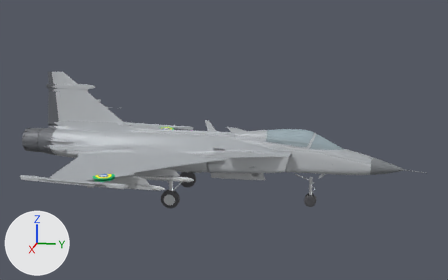
One commit to the glTF model malhas/Aeronave_F39.glb: the scene before it, then after it.
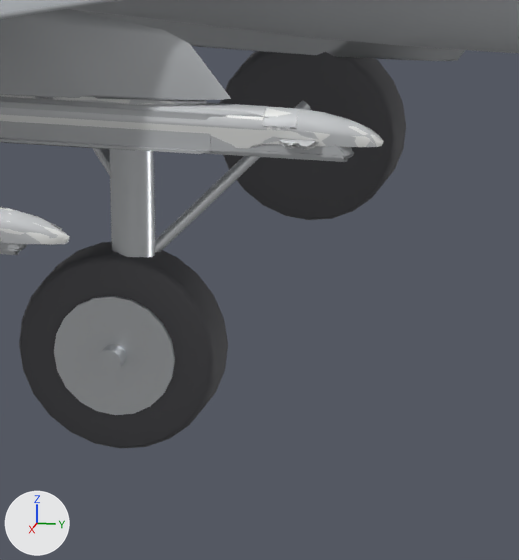
The first picture shows the older version from a 50 mm lens placed at (21.12, 5.4, 5.98), pointed at (-0.05, 1.17, 0.69). The close-ups show the older and then the newer version on the part from 35% to 46% of the width and 60% to 78% of the height of that picture. Only the edits that show in the close-ups are written down. The axes (+X, +Y, +Z) are drawn at lower left. The lights are the same throughout. Vertices at exactly the same position are counted once.

Names of what the first close-up shows: 'Armas0_1@SmoothPlastic@787C80', 'Armas1_1@SmoothPlastic@707478', 'Armas2_1@SmoothPlastic@D6D8D4', 'Armas3_1@SmoothPlastic@969A9E', 'Cinza1@SmoothPlastic@6C7278', 'TremPrincipalD@Metal@B0B6BC', 'TremPrincipalDPneus@Rubber@141416', 'TremPrincipalEPneus@Rubber@141416', 'Ventre1@SmoothPlastic@92989E', 'Ventre2@SmoothPlastic@92989E'.
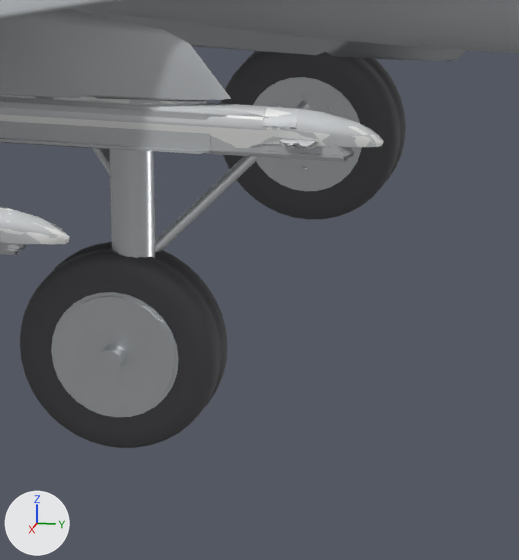
Boxes [x1, y1, x2, y2] around the edits, measured in the close-ups (519 x 560 px):
part 1 of me_tremprincipale_metal_b0b6bc, added
    after: [253, 77, 362, 191]
part 2 of me_tremprincipald_metal_b0b6bc, added
    after: [51, 292, 179, 417]

The change, as a diff of the scene's bpy script:
```diff
--- a/malhas/Aeronave_F39.glb.py
+++ b/malhas/Aeronave_F39.glb.py
@@ me_tremprincipale_metal_b0b6bc @@
 # used by ob_tremprincipale_metal_b0b6bc; location = (0.0, 0.0, 0.0)
-me_tremprincipale_metal_b0b6bc.from_pydata(...)  # 236 vertices, 440 faces; spans x -1.37..-0.684, y -0.871..0.016, z -1.42..-0.475
+me_tremprincipale_metal_b0b6bc.from_pydata(...)  # 550 vertices, 1024 faces; spans x -1.37..-0.684, y -0.871..0.016, z -1.431..-0.475
+# me_tremprincipale_metal_b0b6bc part 1: a new loose piece, a 28-sided cylinder along x spanning x -1.118..-1.098, y -0.711..-0.289, z -1.431..-1.009, in mat_tremprincipale_metal_b0b6bc (light grey #d8dcdf)
+# other edits to the shape of me_tremprincipale_metal_b0b6bc do not show in these pictures
 me_tremprincipale_metal_b0b6bc.materials.append(mat_tremprincipale_metal_b0b6bc)
@@ me_tremprincipald_metal_b0b6bc @@
 # used by ob_tremprincipald_metal_b0b6bc; location = (0.0, 0.0, 0.0)
-me_tremprincipald_metal_b0b6bc.from_pydata(...)  # 236 vertices, 440 faces; spans x 0.684..1.37, y -0.871..0.016, z -1.42..-0.475
+me_tremprincipald_metal_b0b6bc.from_pydata(...)  # 550 vertices, 1024 faces; spans x 0.684..1.37, y -0.871..0.016, z -1.431..-0.475
+# me_tremprincipald_metal_b0b6bc part 2: a new loose piece, a 28-sided cylinder along x spanning x 1.282..1.302, y -0.711..-0.289, z -1.431..-1.009, in mat_tremprincipald_metal_b0b6bc (light grey #d8dcdf)
+# other edits to the shape of me_tremprincipald_metal_b0b6bc do not show in these pictures
 me_tremprincipald_metal_b0b6bc.materials.append(mat_tremprincipald_metal_b0b6bc)
```
